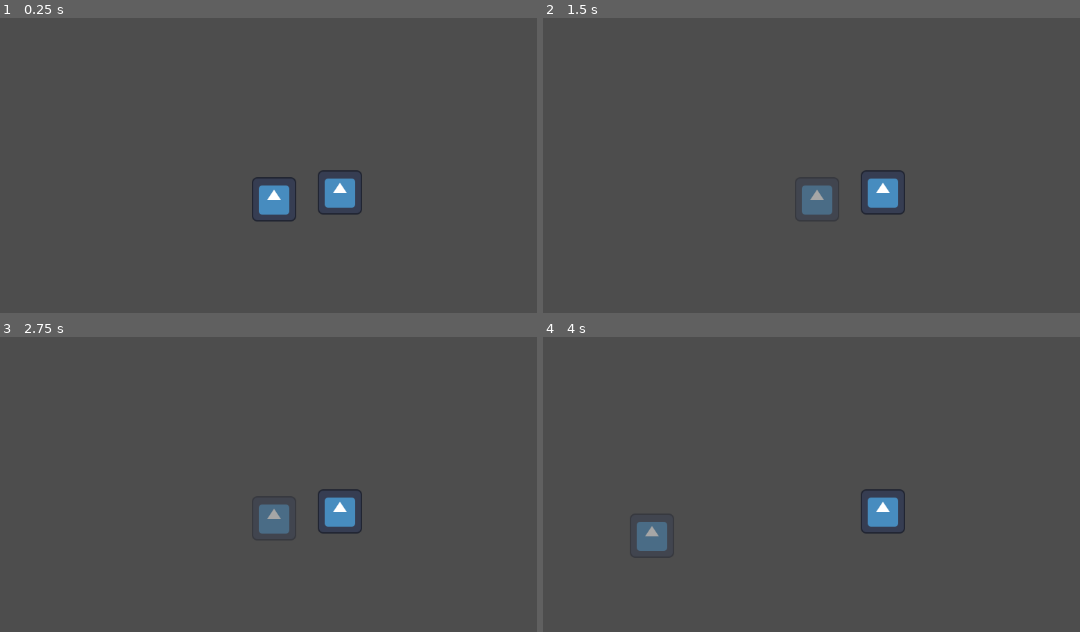
Above: before the commit, frames 1-4 (two rows, left to right).
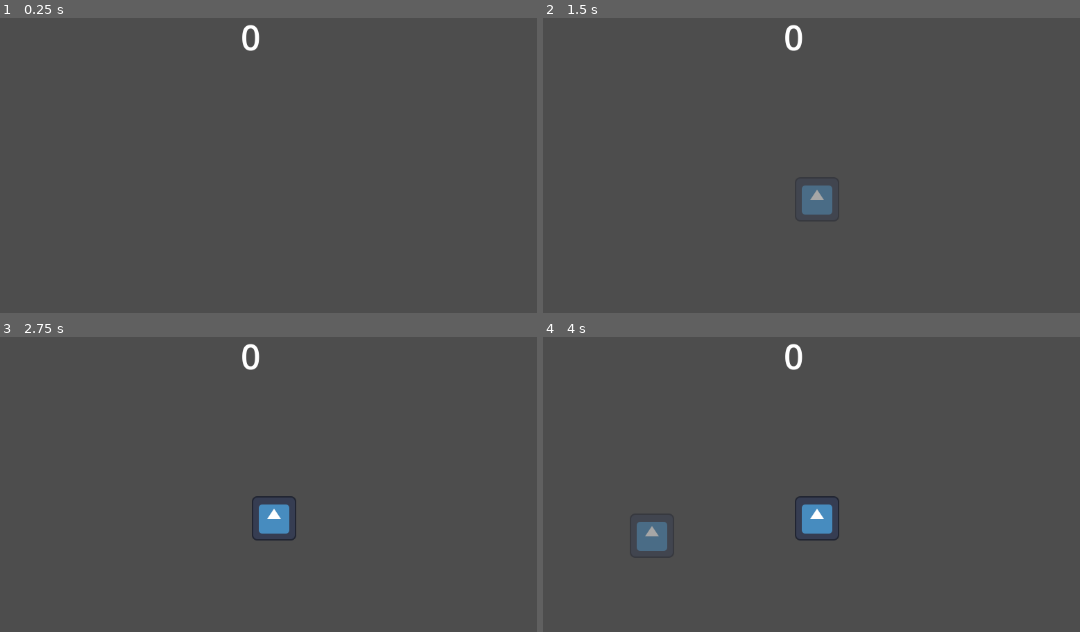
Above: after the commit, the same moments.

Repository: JuJuz1/Life-s-equilibrium
Game: Godot game, scene res://scenes/world.tscn
The game is run twice, just before and just after one commit, with the same random seed, the same clock (stepped at 60 frames per second) and the same inputs. The engine's default icon, where the game draws it, is replaced by a stand-in: a white triangle on a blue panel in a dark square.
Inputs (mouse positions are in pixels of both pictures, inside the frame that each line leads up to):
- Up to frame 1 (0.25 s): no input
- Up to frame 2 (1.5 s): click (816, 197) at 0.52 s; click (816, 197) at 1.27 s
- Up to frame 3 (2.75 s): click (273, 516) at 2.02 s
- Up to frame 4 (4 s): tap Enter at 2.75 s; move the mouse to (988, 490) at 2.77 s; tap Space at 3.5 s; move the mouse to (650, 534) at 3.52 s

The runs differ from the first frame. In frame 1, 1.7% of the frame differs, in the area x 45-68%, y 2-69%; in frame 2, 0.9%; in frame 3, 1.5%; in frame 4, 1.7%.

Commit message:
World spawns characters, enum for age groups

Diff:
--- a/scenes/character.tscn
+++ b/scenes/character.tscn
@@ -31,6 +31,8 @@
 
 [node name="TimerEnergy" type="Timer" parent="."]
 
+[node name="TimerProduction" type="Timer" parent="."]
+
 [connection signal="button_down" from="Button" to="." method="_on_button_button_down"]
 [connection signal="button_up" from="Button" to="." method="_on_button_button_up"]
 [connection signal="mouse_entered" from="Button" to="." method="_on_button_mouse_entered"]
--- /dev/null
+++ b/scenes/control.gd
@@ -0,0 +1,15 @@
+extends Control
+## UI
+
+# Called when the node enters the scene tree for the first time.
+func _ready() -> void:
+	pass # Replace with function body.
+
+
+func update_label(production: int) -> void:
+	$LabelProduction.text = str(production)
+
+
+# Called every frame. 'delta' is the elapsed time since the previous frame.
+func _process(_delta) -> void:
+	pass
--- a/scenes/world.tscn
+++ b/scenes/world.tscn
@@ -1,8 +1,8 @@
 [gd_scene load_steps=4 format=3 uid="uid://dcye3hshybkmc"]
 
 [ext_resource type="Script" path="res://scripts/world.gd" id="1_od65m"]
-[ext_resource type="PackedScene" uid="uid://dnbiu3hoho43c" path="res://scenes/character.tscn" id="2_d6tsq"]
 [ext_resource type="PackedScene" uid="uid://dajefe25vpnrg" path="res://scenes/workplace.tscn" id="2_hpr3n"]
+[ext_resource type="Script" path="res://scenes/control.gd" id="3_18sc0"]
 
 [node name="World" type="Node2D"]
 script = ExtResource("1_od65m")
@@ -10,7 +10,20 @@
 [node name="Workplace" parent="." instance=ExtResource("2_hpr3n")]
 position = Vector2(290, 175)
 
-[node name="Character" parent="." instance=ExtResource("2_d6tsq")]
+[node name="Control" type="Control" parent="."]
+layout_mode = 3
+anchors_preset = 0
+offset_left = 559.0
+offset_top = 100.0
+offset_right = 599.0
+offset_bottom = 140.0
+script = ExtResource("3_18sc0")
 
-[node name="Character2" parent="." instance=ExtResource("2_d6tsq")]
-position = Vector2(679, 321)
+[node name="LabelProduction" type="Label" parent="Control"]
+layout_mode = 0
+offset_left = -23.0
+offset_top = -38.0
+offset_right = 17.0
+offset_bottom = 31.0
+theme_override_font_sizes/font_size = 50
+text = "0"
--- a/scripts/character.gd
+++ b/scripts/character.gd
@@ -1,6 +1,12 @@
 extends Area2D
 class_name Character
 ## Character management
+
+## Signals
+signal production(value: int) ## Emits to world when working
+
+## Age group for the character
+enum AgeGroup {CHILD, ADULT, ELDERLY}
 
 ## Used to move the character
 var dragging: bool = false
@@ -9,6 +15,7 @@
 
 ## Attributes
 var age: int = 0
+var age_group: AgeGroup = AgeGroup.CHILD
 var energy: int = 0
 var disease: bool = false
 
@@ -19,6 +26,10 @@
 
 @onready var timer_energy = $TimerEnergy
 
+@onready var timer_production = $TimerProduction
+const TIMER_PRODUCTION_TIMEOUT: int = 5
+#var production_value: int = 2
+
 ## Attribute to determine where character is located, affects other attributes
 var facility: String = "null"
 
@@ -27,11 +38,42 @@
 	timer_age.wait_time = TIMER_AGE_TIMEOUT
 	timer_age.start()
 
+	timer_production.timeout.connect(produce)
+	timer_production.wait_time = TIMER_PRODUCTION_TIMEOUT
+
 
 ## Adds age to the character
 func age_add() -> void:
 	age += age_increase
+	if age >= 50:
+		age_group = AgeGroup.ELDERLY
+	elif age >= 18:
+		age_group = AgeGroup.ADULT
+	else:
+		age_group = AgeGroup.CHILD
 	print(age)
+	print(AgeGroup.keys()[age_group])
+
+
+## Start or disable production when entering or leaving workplace
+## [param enabled] state
+func production_state_change(enabled: bool) -> void:
+	if enabled:
+		timer_production.start()
+		print_debug("PRODUCTION START")
+	else:
+		timer_production.stop()
+		print_debug("PRODUCTION STOP")
+
+
+## Produced value when working
+func produce() -> void:
+	var value: int = 0
+	match age_group:
+		AgeGroup.CHILD: value = 1
+		AgeGroup.ADULT: value = 2
+		AgeGroup.ELDERLY: value = 3
+	production.emit(value)
 
 
 ## When pressed down
--- a/scripts/workplace.gd
+++ b/scripts/workplace.gd
@@ -2,18 +2,23 @@
 ## Workplace mechanics
 
 ## When entering workplace
+## [param area] area what enters, should always be a character
 func _on_area_entered(area: Area2D) -> void:
 	print(area.facility)
 	area.facility = "workplace"
 	area.age_increase = 2
 	# Start timers and associated stuff in character script?
+	area.production_state_change(true)
 	area.energy -= 10
 	print(area.energy)
 	print(area.facility)
 
 
 ## When leaving
+## [param area] area
 func _on_area_exited(area: Area2D) -> void:
 	print(area.facility)
+	area.age_increase = 1
 	area.facility = "null"
+	area.production_state_change(false)
 	print(area.facility)
--- a/scripts/world.gd
+++ b/scripts/world.gd
@@ -1,11 +1,29 @@
 extends Node2D
 ## World script
 
+const CHARACTER = preload("res://scenes/character.tscn")
+
+## Production of the town
+var production: int = 0
+
 # Called when the node enters the scene tree for the first time.
-func _ready():
-	pass # Replace with function body.
+func _ready() -> void:
+	await get_tree().create_timer(0.5).timeout
+	for i in 2:
+		await get_tree().create_timer(0.5).timeout
+		var character = CHARACTER.instantiate()
+		character.production.connect(_on_character_production)
+		add_child(character)
 
 
 func _input(event) -> void:
 	if event.is_action_pressed("quit"):
 		get_tree().quit()
+
+
+## When a characters works and produces value
+## [param value] value that is added to the total
+func _on_character_production(value: int) -> void:
+	production += value
+	print("PRODUCTION: " + str(production))
+	$Control.update_label(production)
